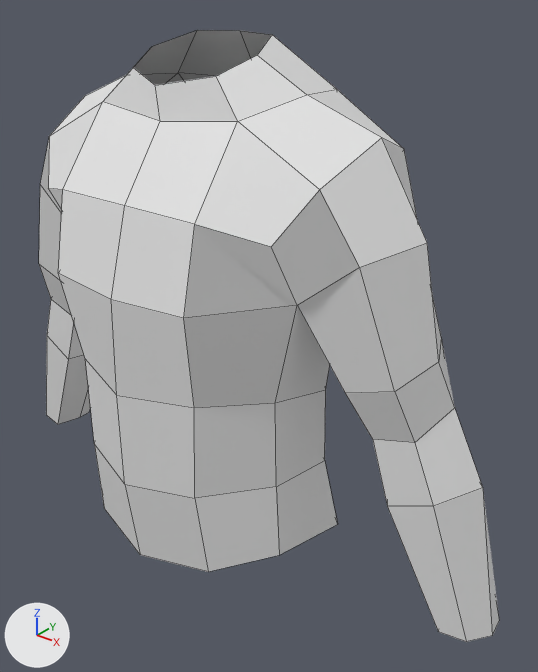
What one commit did to the FBX model models/guy/guy_torso.fbx.
The view is the same before and after, from a 50 mm lens placed at (0.58, -0.587, 1.617), pointed at (0.065, 0.057, 1.217). Every picture has the same lights, and +X, +Y and +Z are marked at lower left. Mesh edges are drawn as thin lines. Materials are left out; every surface is plain grey. Where no turn or scale is listed for an object, it has been applied to the vertices.

Names of what the first picture shows: 'man_torso'.
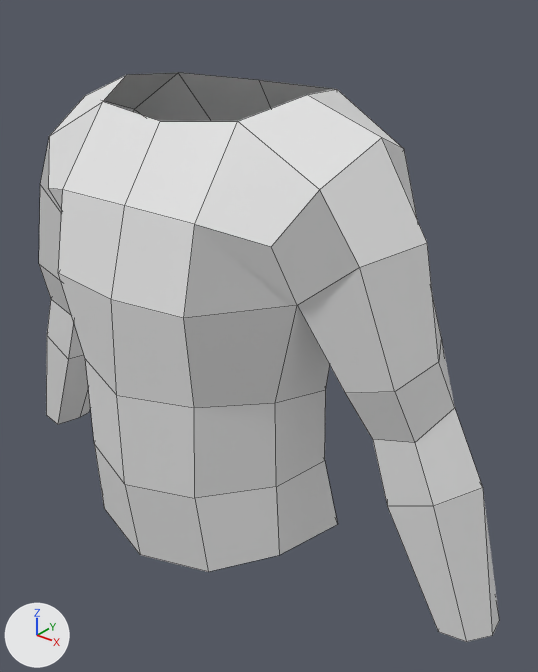
Where the change shows, as pixel boxes [x1, y1, x2, y2] in the pictures (538 x 672 px):
'man_torso', reshaped (7% shorter)
    before: [39, 30, 499, 642]
    after: [39, 72, 499, 642]
part 1 of me_man_torso, deleted
    before: [103, 30, 336, 121]

The edits, one by one:
me_man_torso is used by ob_man_torso; location (0.0, 0.0, 0.0).
Verts and faces of me_man_torso; kept vertices keep their numbers, new ones are numbered from 131.
Before the commit, vertices of me_man_torso: 52 (0.0, -0.041, 1.481) at pixel (160, 121), 53 (0.098, -0.033, 1.49) at pixel (237, 121), 54 (0.131, 0.034, 1.51) at pixel (306, 94), 55 (0.118, 0.105, 1.507) at pixel (336, 89), 56 (0.0, 0.12, 1.506).
Before the commit, vertices of me_man_torso: 99 (-0.098, -0.033, 1.49) at pixel (102, 101), 100 (-0.131, 0.034, 1.51) at pixel (126, 74), 101 (-0.118, 0.105, 1.507) at pixel (178, 72), 102 (-0.054, 0.076, 1.559) at pixel (197, 30), 103 (-0.076, 0.024, 1.544) at pixel (151, 46).
Before the commit, vertices of me_man_torso: 104 (-0.06, -0.019, 1.527) at pixel (133, 67), 105 (0.0, 0.088, 1.561) at pixel (240, 30), 106 (0.054, 0.076, 1.559) at pixel (272, 34), 107 (0.076, 0.024, 1.544) at pixel (257, 55), 108 (0.0, -0.045, 1.516) at pixel (155, 85).
Before the commit, vertices of me_man_torso: 114 (0.06, -0.019, 1.527) at pixel (216, 76).
me_man_torso had 131 vertices, 118 faces and spanned x -0.397..0.397, y -0.134..0.179, z 0.929..1.561.
me_man_torso now has 123 vertices, 110 faces and spans x -0.397..0.397, y -0.134..0.179, z 0.929..1.51.
Part 1, on me_man_torso:
Vertices deleted: 102 to 108, 114 (with the faces that use them).
